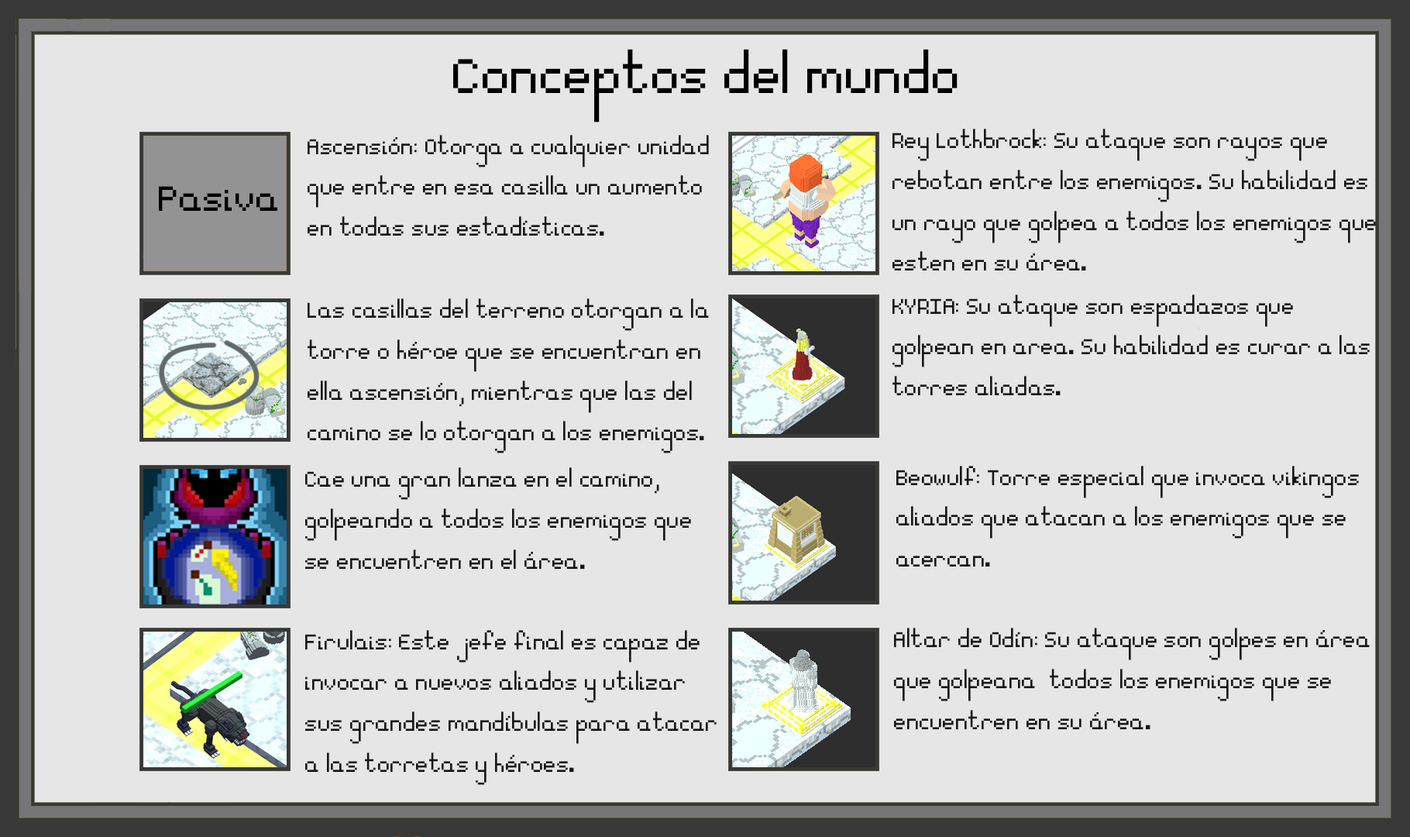
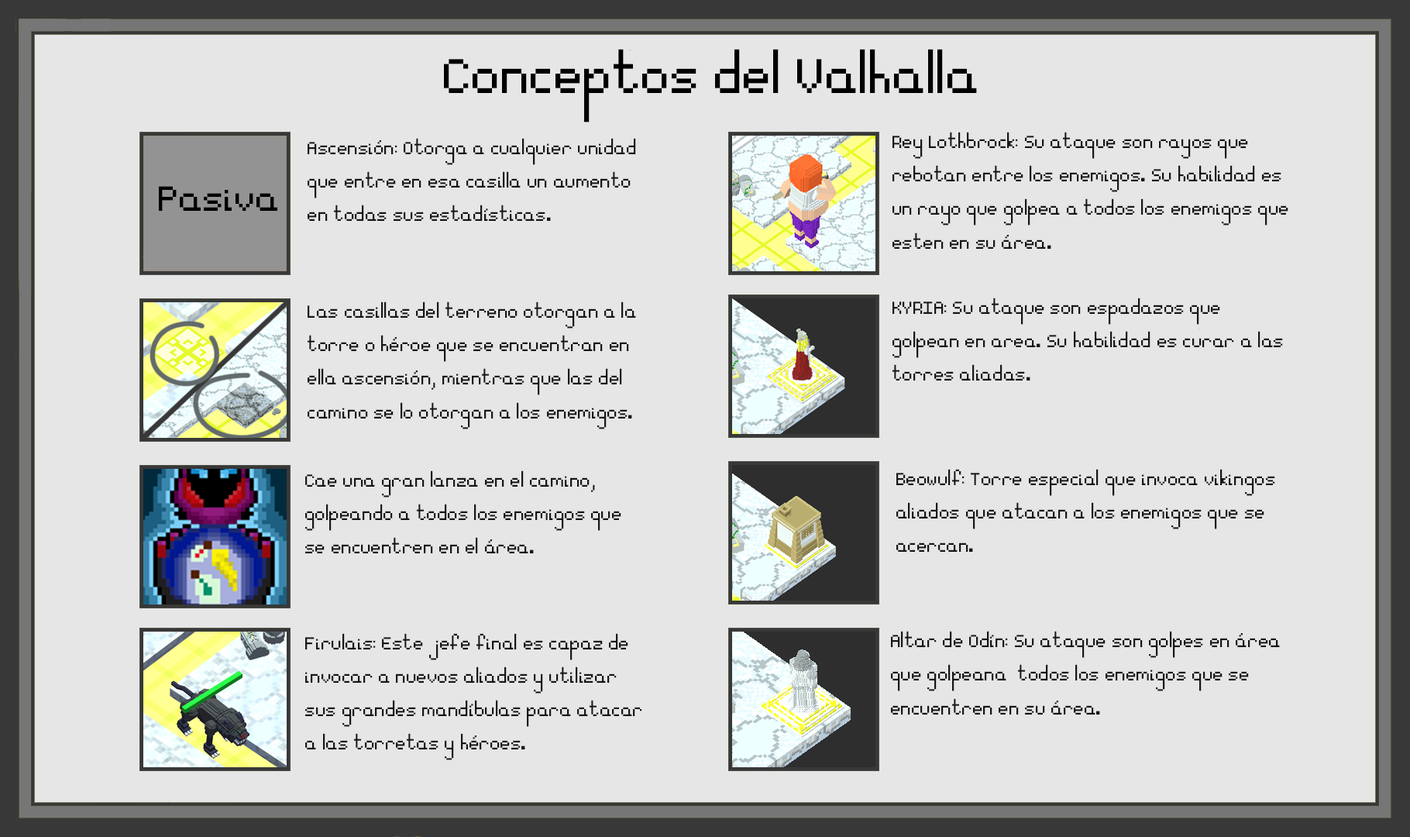
Comparing the layer stacks of the two 1410x837 images. Changes:
renamed "Conceptos del mundo" to "Conceptos del Valhalla", painted on it over [443, 48, 977, 123]
painted on "Las casillas del terreno otorgan a la torre o héroe que se encu" over [307, 298, 709, 454]
painted on "KYRIA: Su ataque son espadazos que golpean en area. Su habilid" over [892, 294, 1370, 396]
painted on "Firulais: Este jefe final es capaz de invocar a nuevos aliados" over [305, 629, 717, 785]
painted on "Altar de Odín: Su ataque son golpes en área que golpeana todos" over [890, 627, 1370, 729]
painted on "Beowulf: Torre especial que invoca vikingos aliados que atacan" over [896, 465, 1359, 567]
painted on "Rey Lothbrock: Su ataque son rayos que rebotan entre los enemi" over [892, 128, 1376, 271]
painted on "Cae una gran lanza en el camino, golpeando a todos los enemigo" over [305, 467, 691, 569]
painted on "Ascensión: Otorga a cualquier unidad que entre en esa casilla u" over [307, 134, 709, 236]
painted on "Fondo" over [15, 34, 929, 351]
added layer "Capa 7" above "Capa 5" over [143, 302, 287, 438]
painted on "Capa 5" over [143, 302, 355, 487]
